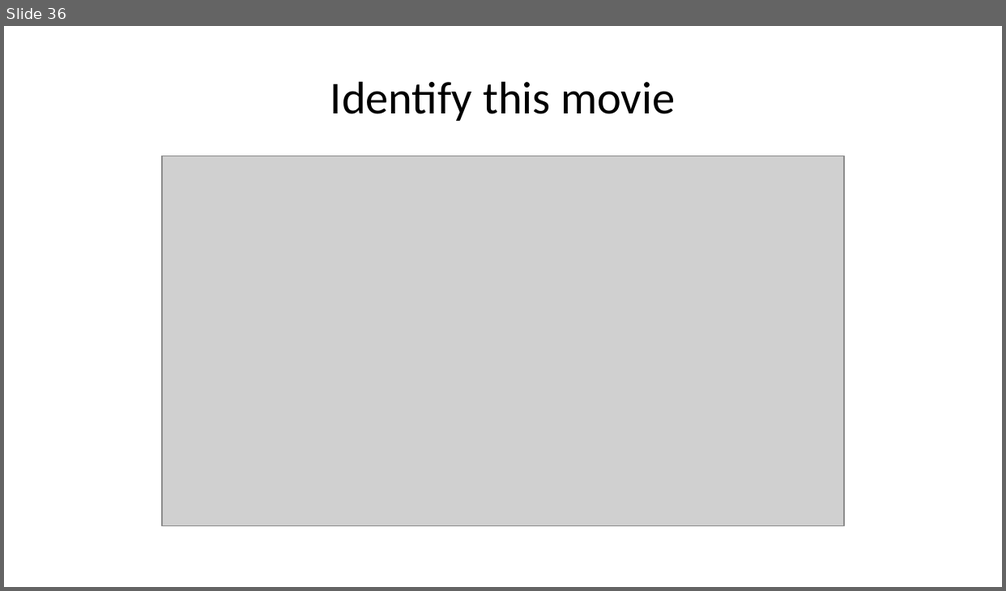
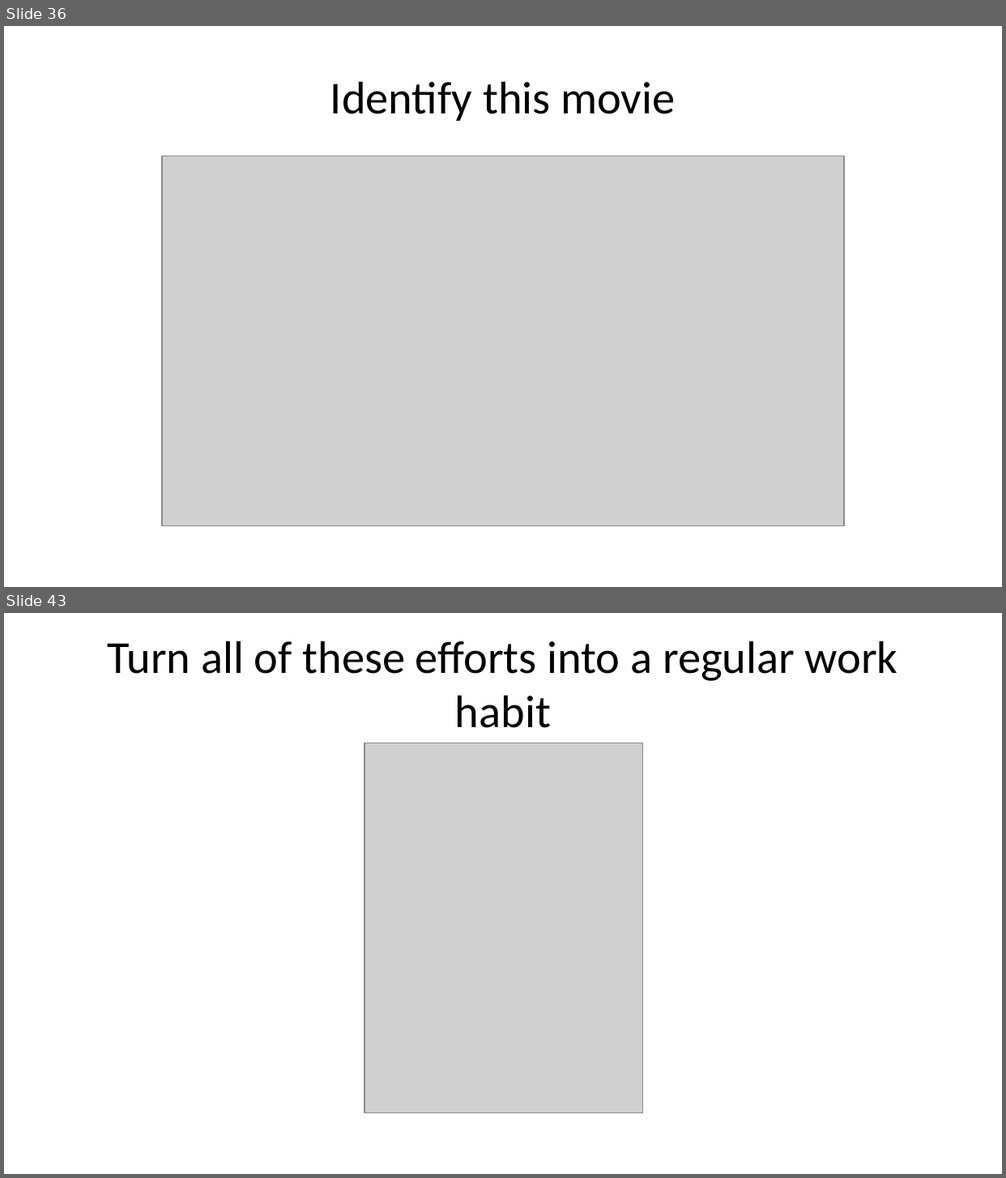
Before and after one commit to pmean/talks, a slide deck: finding-customers/2024-05.pptx. Shown one above the other, each under a label of ours: slide 36 before the commit, slides 36 and 43 after it; the slides between them are not shown. The pictures are 1006x591 and 1006x1178 pixels, drawn with LibreOffice and Linux fonts; fonts in the diff are those of the drawing; grey boxes stand for pictures. Boxes give left, top, right and bottom in pixels: in the first picture for what was removed or moved away, otherwise in the second. Text is boxed around its words. In the diff, an @@ line names an element or a change of style, - is before the commit and + after.

```diff
--- a/finding-customers/2024-05.pptx
+++ b/finding-customers/2024-05.pptx
@@ slide 43 added at (4, 613, 1002, 1174), background #FFFFFF @@
@@ title added at (107, 641, 898, 728), 33 pt, text #000000 @@
+Turn all of these efforts into a regular work habit
@@ picture added at (364, 743, 642, 1114) @@
```
Also in this commit, not shown: 7 slides changed, 5 other slides added, 1 other file.
